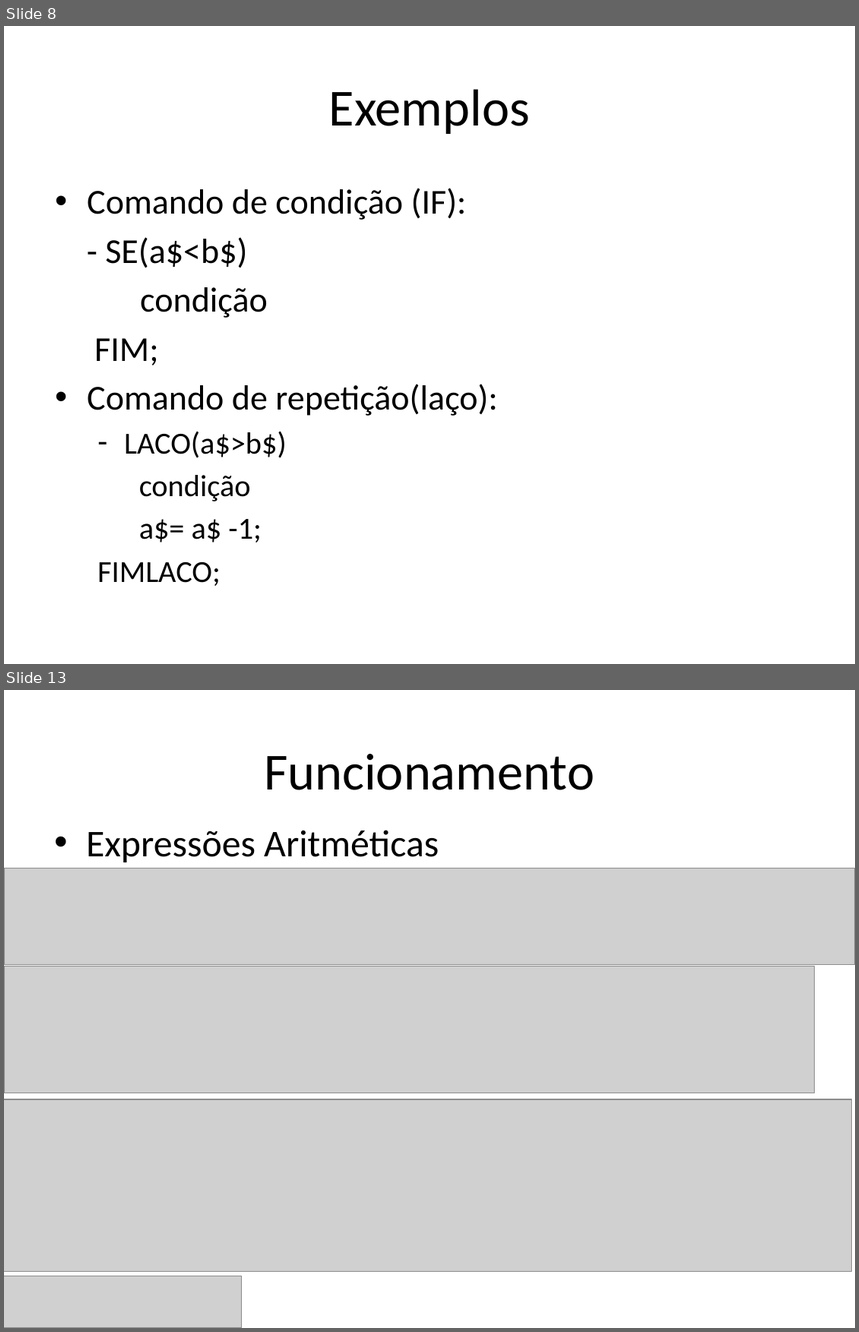
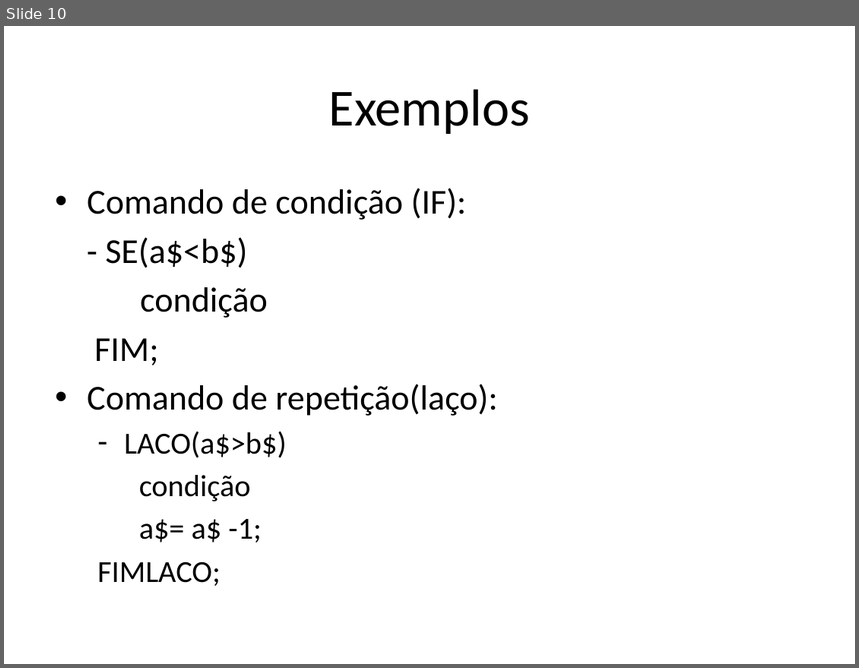
Before and after one commit to Kevinspiller/baidu, a slide deck: Linguagem Baidu.pptx. Shown one above the other, each under a label of ours: slides 8 and 13 before the commit, slide 10 after it; the slides between them are not shown. The pictures are 859x1332 and 859x668 pixels, drawn with LibreOffice and Linux fonts; fonts in the diff are those of the drawing; grey boxes stand for pictures. Boxes give left, top, right and bottom in pixels: in the first picture for what was removed or moved away, otherwise in the second. Text is boxed around its words. In the diff, an @@ line names an element or a change of style, - is before the commit and + after.

```diff
--- a/Linguagem Baidu.pptx
+++ b/Linguagem Baidu.pptx
@@ slide 13 removed at [4,690,855,1328], background #FFFFFF @@
@@ title removed at [264,754,595,790] @@
-Funcionamento
@@ text removed at [86,830,439,863] @@
-• Expressões Aritméticas
@@ picture removed at [4,869,855,965] @@
@@ picture removed at [4,967,814,1094] @@
@@ picture removed at [4,1100,852,1271] @@
@@ picture removed at [4,1277,241,1328] @@
@@ what was slide 8 is now slide 10 @@
```
Also in this commit, not shown: 1 slide changed, 6 slides added, 14 other slides removed.
